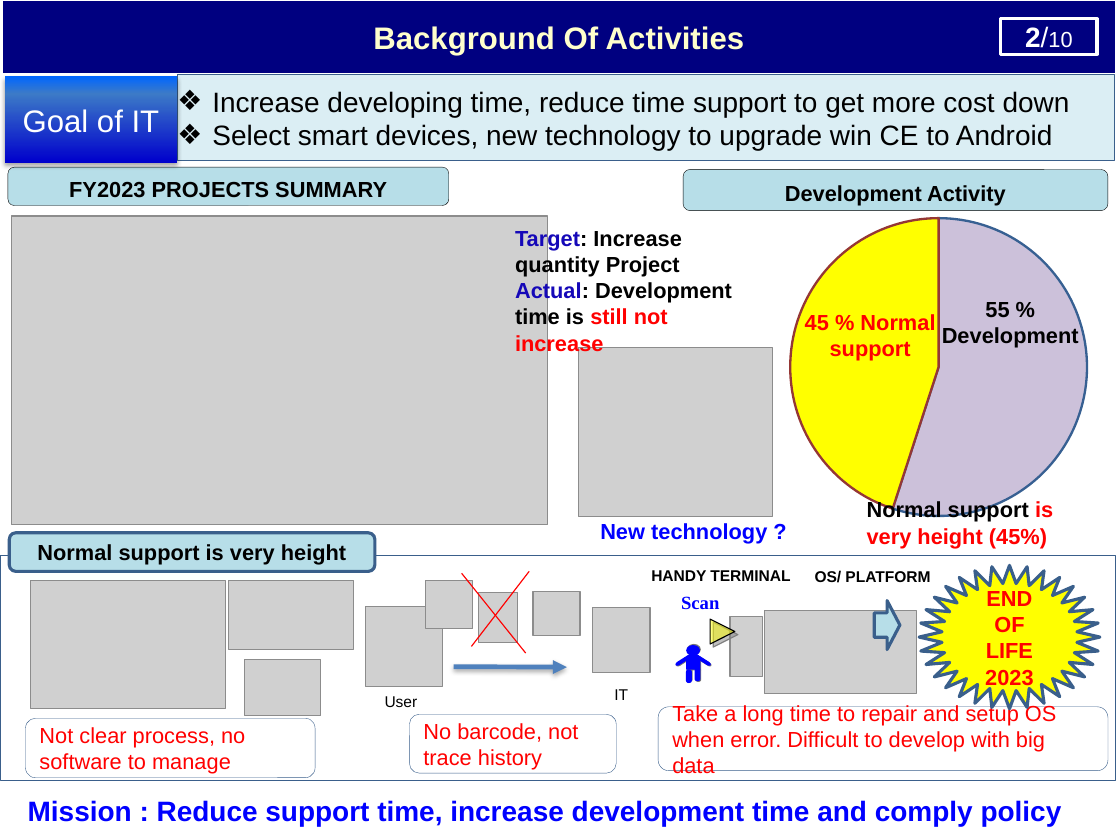
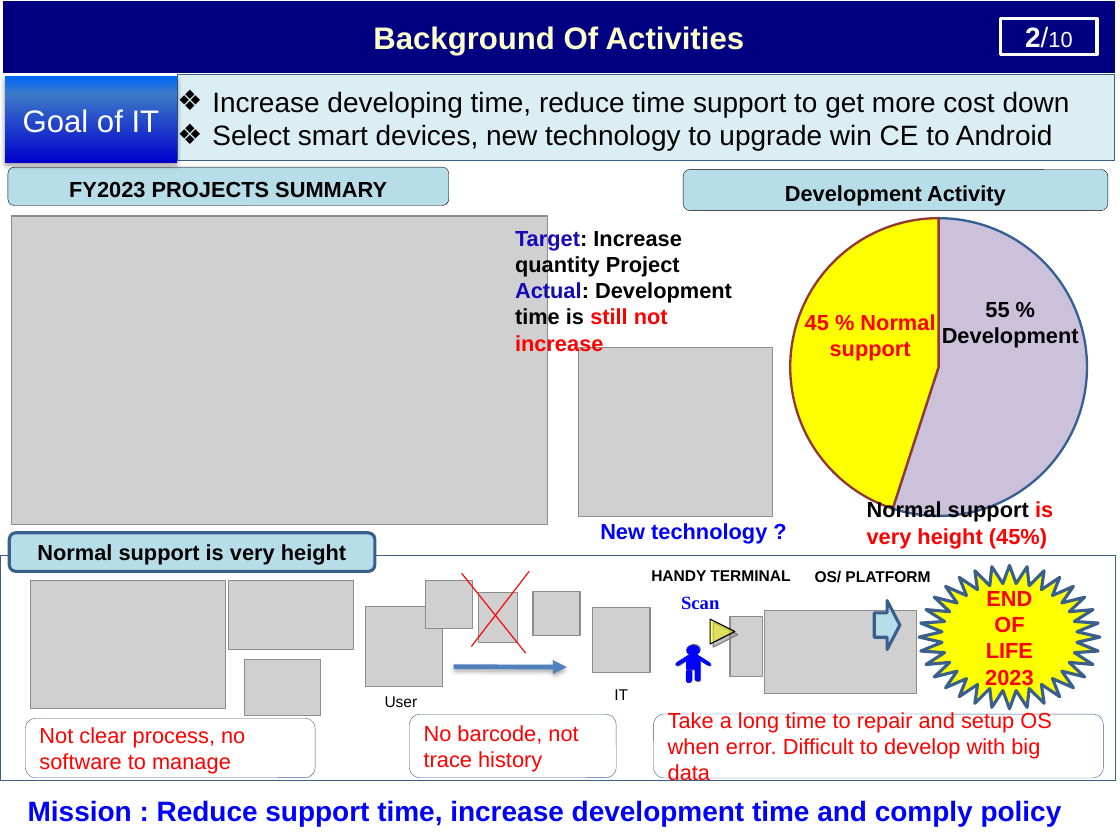
Before and after one commit to thietbicongnghevietnam/ReportPSNV, a slide deck: slide 3 of Report_test.pptx. Drawn at 1120x840 pixels with LibreOffice and Linux fonts; fonts in the diff are those of the drawing; grey boxes stand for pictures; background and template pictures are left out. Boxes give left, top, right and bottom in pixels: in the first picture for what was removed or moved away, otherwise in the second. Text is boxed around its words. In the diff, an @@ line names an element or a change of style, - is before the commit and + after.

```diff
--- a/Report_test.pptx
+++ b/Report_test.pptx
@@ rounded rectangle "No barcode, not trace history": place and size @@
-rounded rectangle "No barcode, not trace history" at <box>410,715,617,774</box>
+rounded rectangle "No barcode, not trace history" at <box>410,715,617,778</box>
@@ rounded rectangle "Take a long time to ...": place and size @@
-rounded rectangle "Take a long time to ..." at <box>659,707,1109,771</box>
+rounded rectangle "Take a long time to ..." at <box>654,715,1104,778</box>
```
Also in this commit, not shown: 5 other slides changed, 1 other file.
